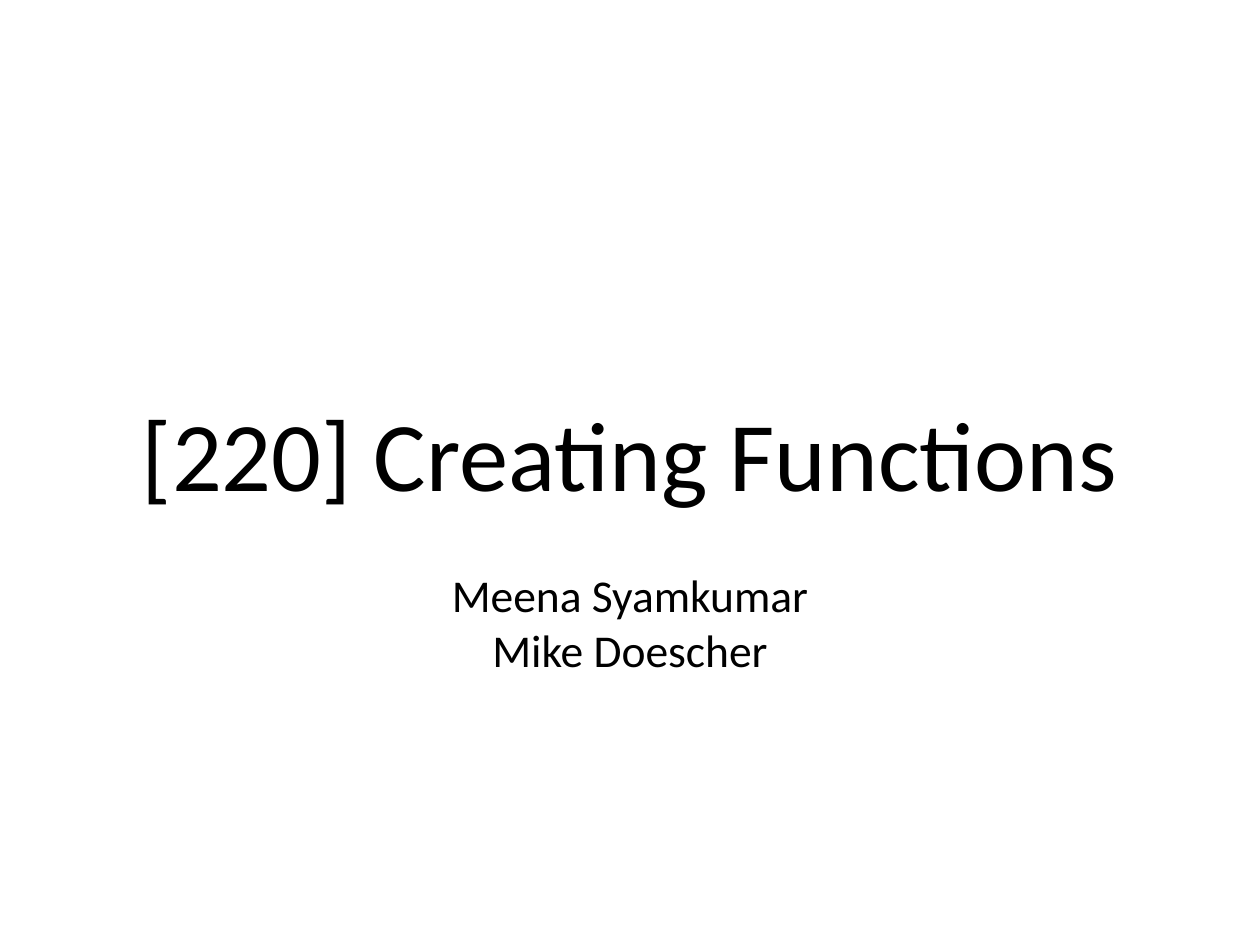
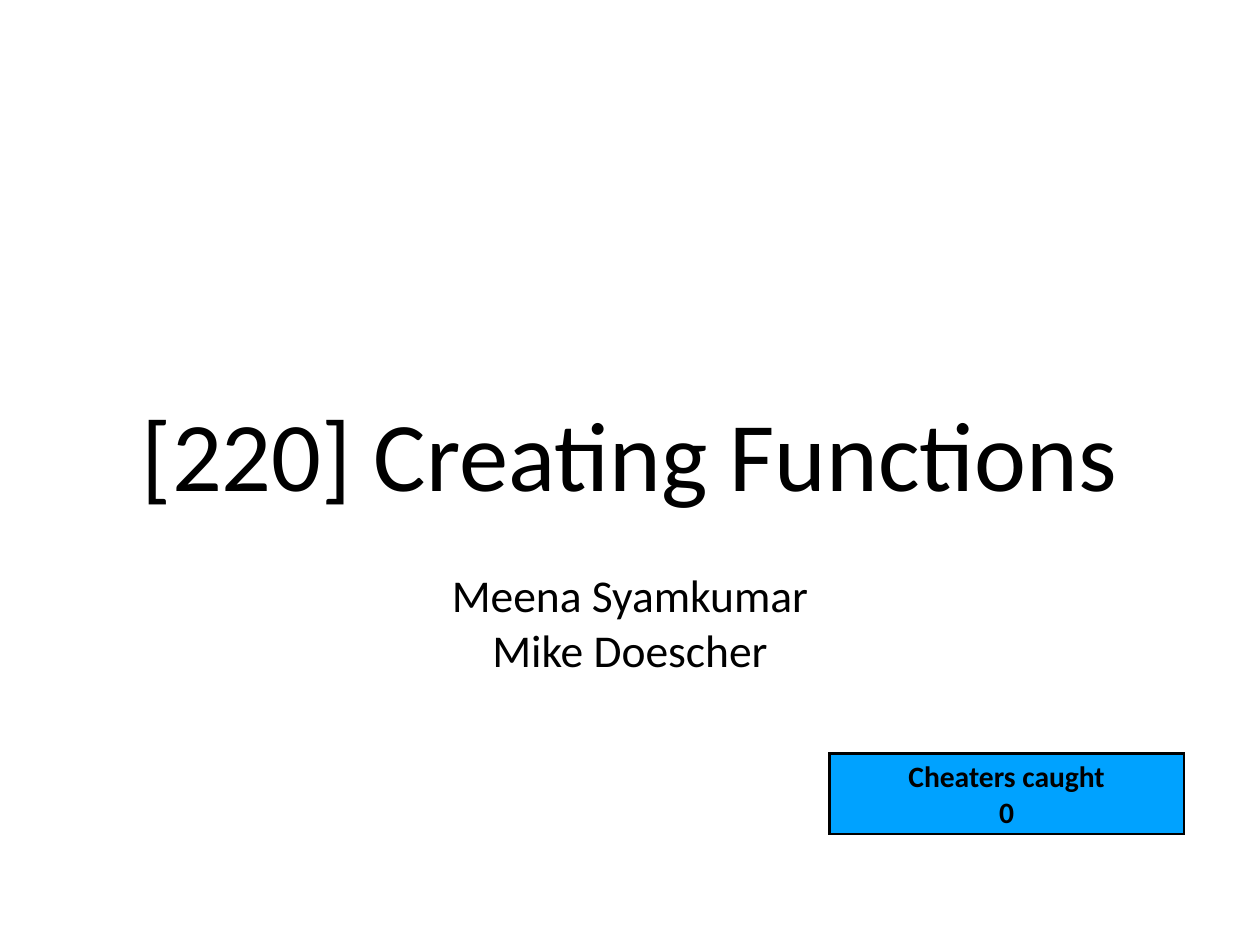
Before and after one commit to rogersjeffreyl/caraza-harter-com, a slide deck: slide 1 of tyler/meena/cs220/s20/materials/lec_07_S20.ppt. Drawn at 1260x945 pixels with LibreOffice and Linux fonts; fonts in the diff are those of the drawing. Boxes give left, top, right and bottom in pixels: in the first picture for what was removed or moved away, otherwise in the second. Text is boxed around its words. In the diff, an @@ line names an element or a change of style, - is before the commit and + after.

Commit message:
CS 220 - added cheaters caught box to the slides

```diff
--- a/tyler/meena/cs220/s20/materials/lec_07_S20.ppt
+++ b/tyler/meena/cs220/s20/materials/lec_07_S20.ppt
@@ rectangle added at (829, 753, 1184, 834), fill #00A2FF, outline #000000 2.01 pt, 24 pt, text #000000, bold @@
+Cheaters caught
+0
```
Also in this commit, not shown: 2 other files.
